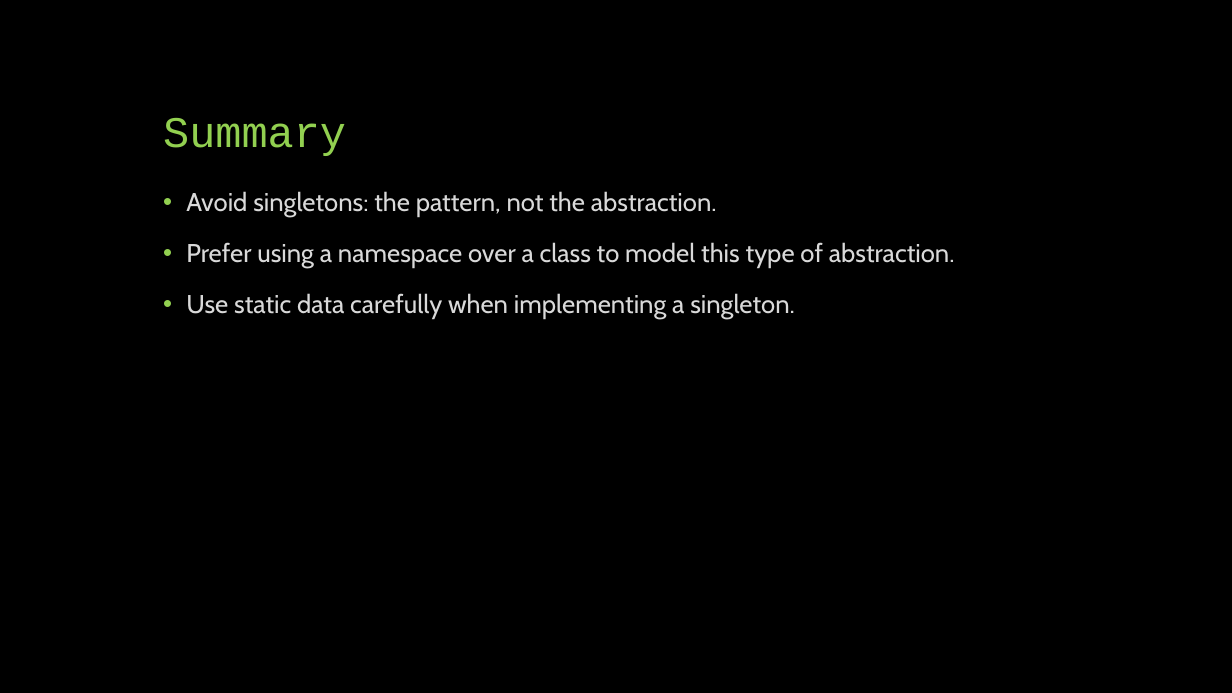
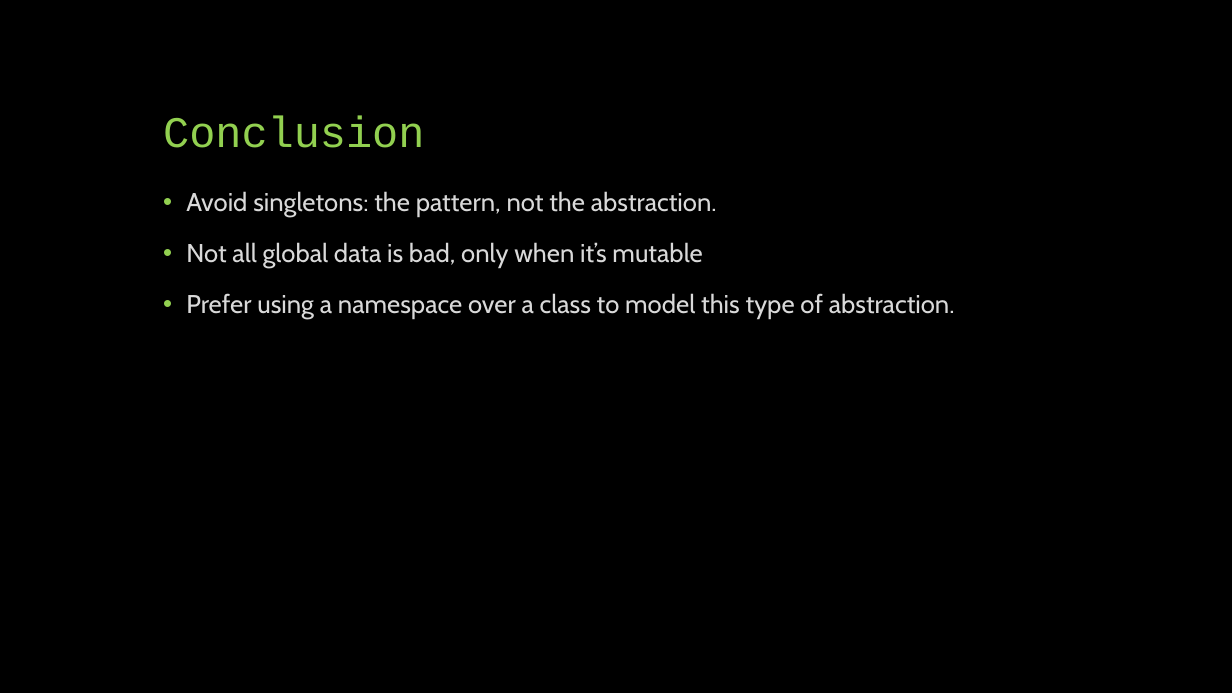
Before and after one commit to FHorrie/Prog4Presentation, a slide deck: slide 10 of Beautiful C++ ch3-2 I.3.pptx. Drawn at 1232x693 pixels with LibreOffice and Linux fonts; fonts in the diff are those of the drawing. Boxes give left, top, right and bottom in pixels: in the first picture for what was removed or moved away, otherwise in the second. Text is boxed around its words. In the diff, an @@ line names an element or a change of style, - is before the commit and + after.

Commit message:
Chore/Adjusted final slide, added summary

```diff
--- a/Beautiful C++ ch3-2 I.3.pptx
+++ b/Beautiful C++ ch3-2 I.3.pptx
@@ title at box(163, 115, 424, 148): text changed @@
-Summary
+Conclusion
@@ text at box(186, 242, 702, 268): paragraph added @@
+• Not all global data is bad, only when it’s mutable
@@ text at box(186, 293, 795, 318): paragraph removed @@
-• Use static data carefully when implementing a singleton.
```
Also in this commit, not shown: 2 other slides changed.
